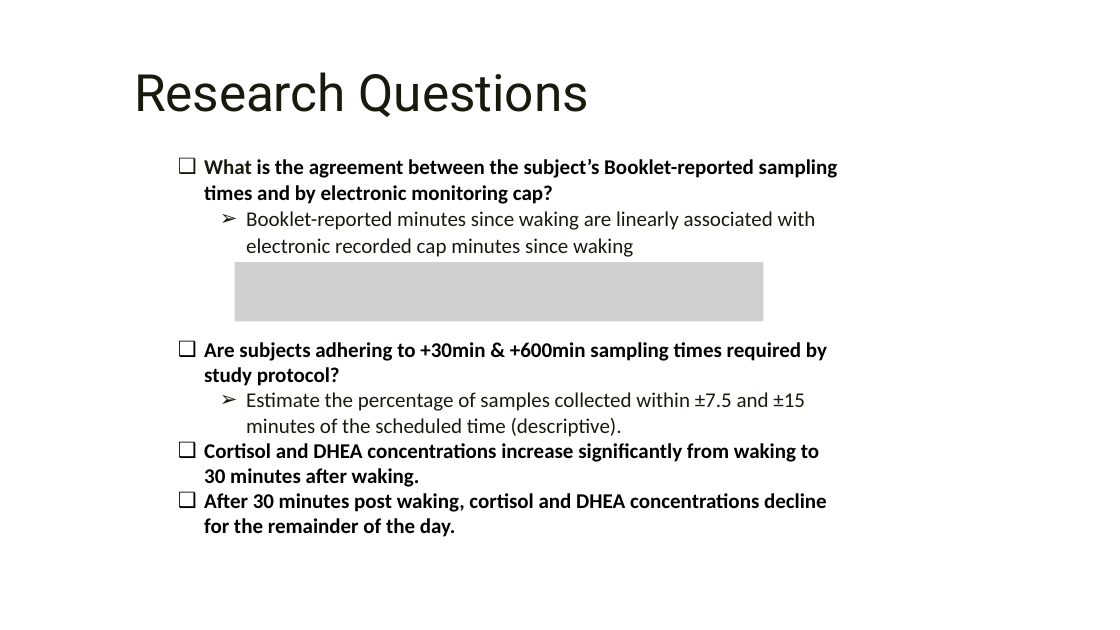
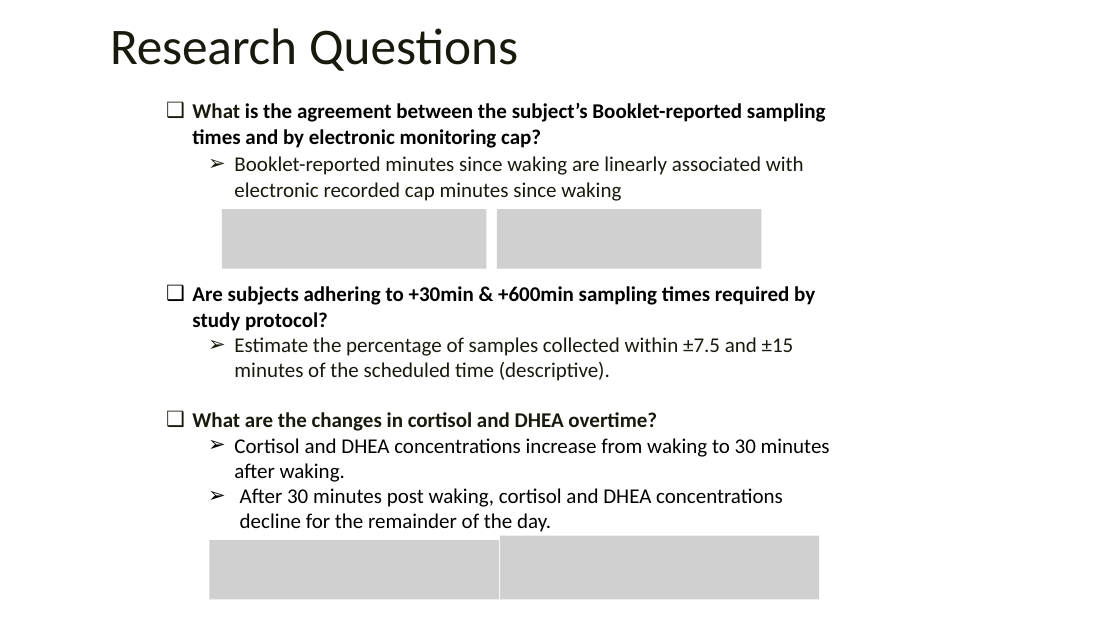
Before and after one commit to rysummers/BIOS6624-Class, a slide deck: slide 2 of Project0/Reports/Project0_Presentation.pptx. Drawn at 1120x630 pixels with LibreOffice and Linux fonts; fonts in the diff are those of the drawing; grey boxes stand for pictures; background and template pictures are left out. Boxes give left, top, right and bottom in pixels: in the first picture for what was removed or moved away, otherwise in the second. Text is boxed around its words. In the diff, an @@ line names an element or a change of style, - is before the commit and + after.

Commit message:
presentation and report updates

```diff
--- a/Project0/Reports/Project0_Presentation.pptx
+++ b/Project0/Reports/Project0_Presentation.pptx
@@ text "Research Questions": place and size @@
-text "Research Questions" at box(134, 72, 589, 117)
+text "Research Questions" at box(110, 28, 518, 71)
@@ text "Research Questions" at box(110, 28, 518, 71): font Roboto to Calibri @@
@@ text "What is the agreement between ...": place and size @@
-text "What is the agreement between ..." at box(204, 159, 838, 537)
+text "What is the agreement between ..." at box(192, 103, 830, 532)
@@ picture added at box(222, 209, 486, 269) @@
@@ picture added at box(497, 209, 761, 269) @@
@@ picture removed at box(234, 262, 499, 322) @@
@@ picture removed at box(499, 262, 764, 322) @@
@@ text at box(192, 412, 830, 482): text changed; bold off @@
-❑ Cortisol and DHEA concentrations increase significantly from waking to 30 minutes after waking.
+❑ What are the changes in cortisol and DHEA overtime?
+  ➢ Cortisol and DHEA concentrations increase from waking to 30 minutes after waking.
@@ text at box(240, 488, 783, 532): bold off in "After 30 minutes post waking, cortisol and ..."; bullet ❑ to ➢; list level 1 to 2 in "After 30 minutes post waking, ..." @@
@@ picture added at box(500, 536, 819, 600) @@
@@ picture added at box(209, 540, 499, 600) @@
```
Also in this commit, not shown: 1 other slide changed, 5 slides added, 5 slides removed, 4 other files.
